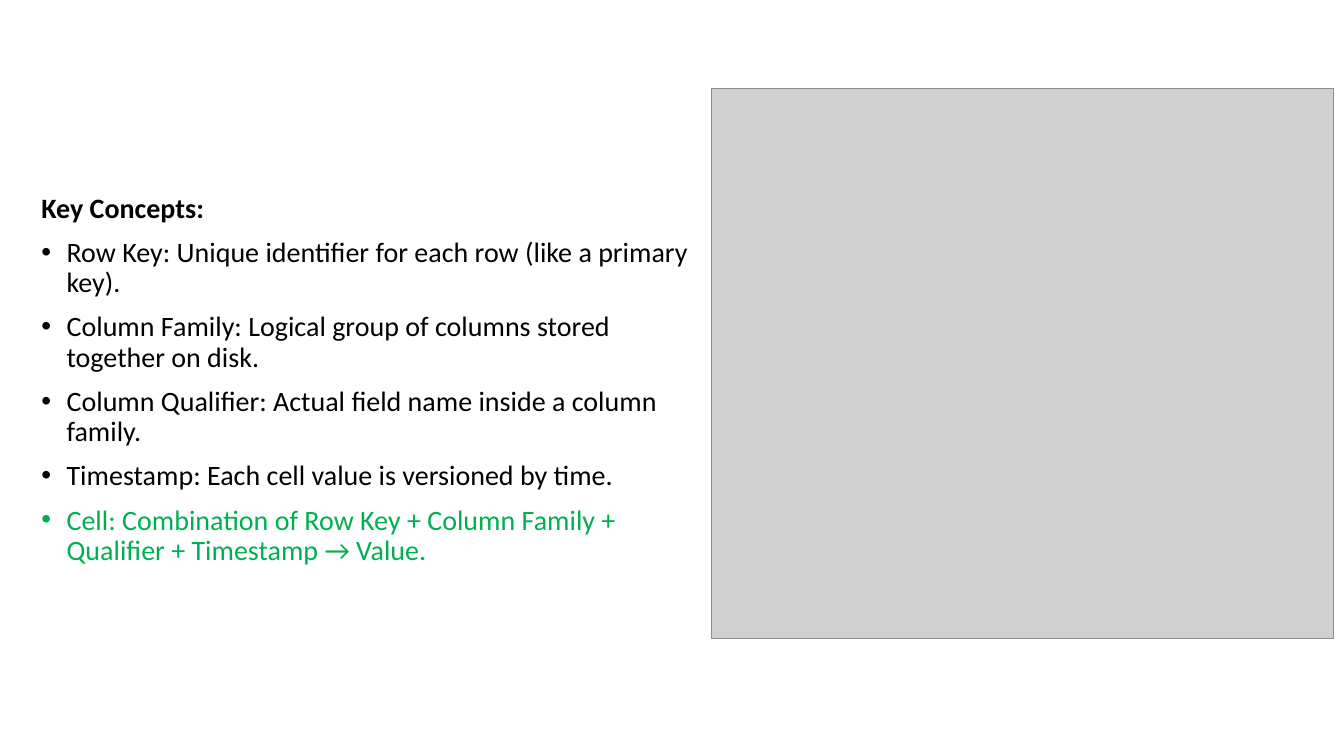
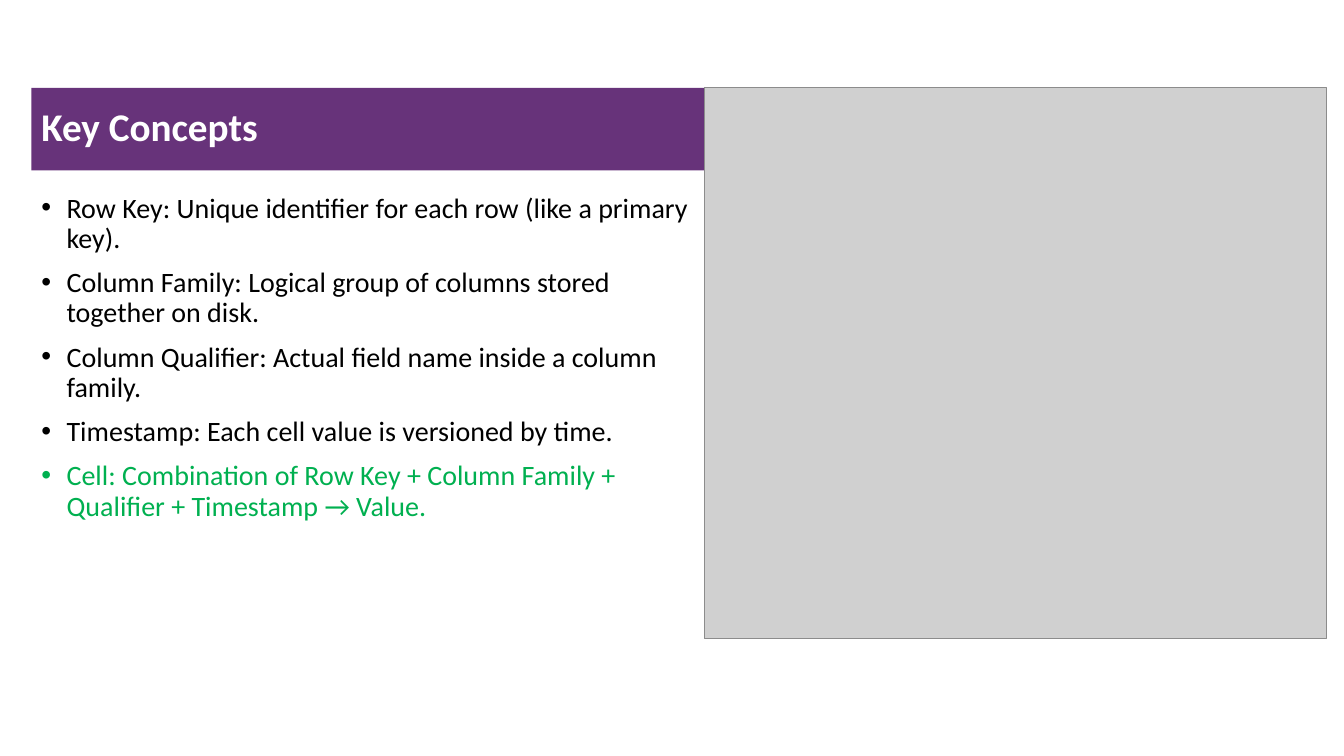
Before and after one commit to msfasha/307401-Big-Data, a slide deck: slide 17 of Lecture Notes/Section 2 - Introduction to Hadoop Eco System/2-Introduction to Hadoop Eco System.pptx. Drawn at 1344x756 pixels with LibreOffice and Linux fonts; fonts in the diff are those of the drawing; grey boxes stand for pictures; background and template pictures are left out. Boxes give left, top, right and bottom in pixels: in the first picture for what was removed or moved away, otherwise in the second. Text is boxed around its words. In the diff, an @@ line names an element or a change of style, - is before the commit and + after.

```diff
--- a/Lecture Notes/Section 2 - Introduction to Hadoop Eco System/2-Introduction to Hadoop Eco System.pptx
+++ b/Lecture Notes/Section 2 - Introduction to Hadoop Eco System/2-Introduction to Hadoop Eco System.pptx
@@ title added at (31,88,705,170), fill #67337A, 28 pt, text #FFFFFF, bold @@
+Key Concepts
@@ picture: place and size @@
-picture at (712,88,1334,638)
+picture at (705,88,1327,638)
@@ text at (41,199,204,223): paragraph removed @@
-Key Concepts:
```
Also in this commit, not shown: 2 other slides changed, 2 slides added, 5 slides removed, 1 other file.
